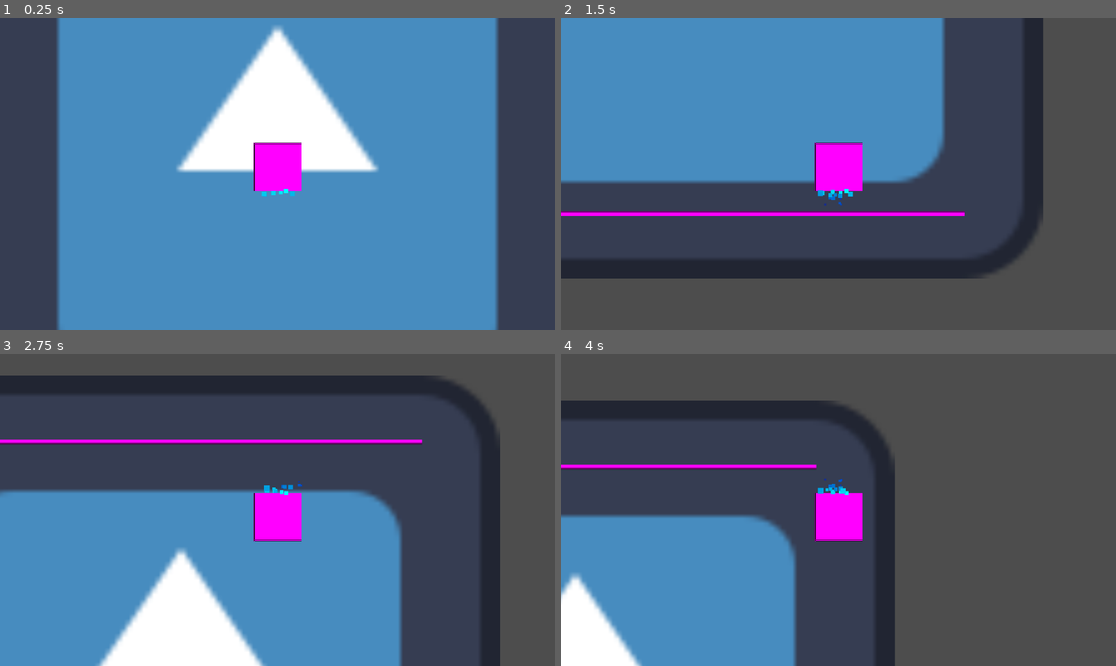
Above: before the commit, frames 1-4 (two rows, left to right).
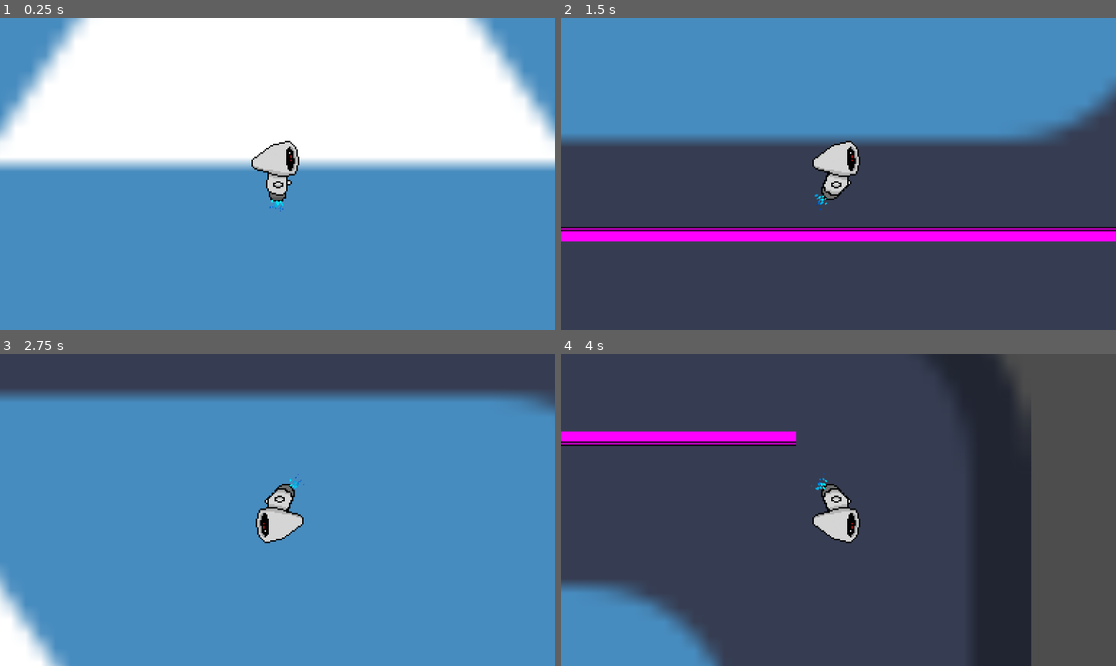
Above: after the commit, the same moments.

Repository: Math-s314/gravit-issue_project
Game: Godot game, scene res://Levels/MainTest.tscn
The game is run twice, just before and just after one commit, with the same random seed, the same clock (stepped at 60 frames per second) and the same inputs. The engine's default icon, where the game draws it, is replaced by a stand-in: a white triangle on a blue panel in a dark square.
Inputs:
- Up to frame 1 (0.25 s): no input
- Up to frame 2 (1.5 s): hold D (Right) from 0.53 s (still down); tap Space (Jump) at 0.77 s
- Up to frame 3 (2.75 s): tap Space (Jump) at 1.52 s; release D (Right) at 2.03 s; hold A (Left) from 2.03 s (still down)
- Up to frame 4 (4 s): release A (Left) at 2.78 s; hold D (Right) from 2.78 s (still down); tap Space (Jump) at 3.02, 3.77 s

The runs differ from the first frame. In frame 1, 54% of the frame differs, in the area x 0-100%, y 0-100%; in frame 2, 34%; in frame 3, 62%, in the area x 0-100%, y 6-100%; in frame 4, 41%.

Commit message:
Add particles system and animations to player

Diff:
--- /dev/null
+++ b/gravit-issue/Actors/Player/Animations/BlueColorGrad.tres
@@ -0,0 +1,5 @@
+[gd_resource type="Gradient" format=3 uid="uid://d4ghvv4ah3poc"]
+
+[resource]
+offsets = PackedFloat32Array(0, 0.825, 1)
+colors = PackedColorArray(1, 1, 1, 1, 1, 0.262745, 0.768627, 1, 1, 0.105882, 0.717647, 0.435294)
--- /dev/null
+++ b/gravit-issue/Actors/Player/Animations/SpriteFrames.tres
@@ -0,0 +1,38 @@
+[gd_resource type="SpriteFrames" load_steps=8 format=3 uid="uid://lfhvyob3ommm"]
+
+[ext_resource type="Texture2D" uid="uid://g4lmyfij2lc" path="res://Actors/Player/Animations/Walking/sprite_0.png" id="1_irb7b"]
+[ext_resource type="Texture2D" uid="uid://bub5jh0h6n7dx" path="res://Actors/Player/Animations/Walking/sprite_1.png" id="2_cdq81"]
+[ext_resource type="Texture2D" uid="uid://dhhxf1c8qit3u" path="res://Actors/Player/Animations/Walking/sprite_2.png" id="3_o5i54"]
+[ext_resource type="Texture2D" uid="uid://cgif07lrvclw3" path="res://Actors/Player/Animations/Walking/sprite_3.png" id="4_15aw2"]
+[ext_resource type="Texture2D" uid="uid://bqs7cc1nw0qre" path="res://Actors/Player/Animations/Walking/sprite_4.png" id="5_ubjdv"]
+[ext_resource type="Texture2D" uid="uid://drwv2615v1utj" path="res://Actors/Player/Animations/Walking/sprite_5.png" id="6_lilqm"]
+[ext_resource type="Texture2D" uid="uid://f4w5svqkkrkg" path="res://Actors/Player/Animations/Walking/sprite_6.png" id="7_errci"]
+
+[resource]
+animations = [{
+"frames": [{
+"duration": 1.0,
+"texture": ExtResource("1_irb7b")
+}, {
+"duration": 1.0,
+"texture": ExtResource("2_cdq81")
+}, {
+"duration": 1.0,
+"texture": ExtResource("3_o5i54")
+}, {
+"duration": 1.0,
+"texture": ExtResource("4_15aw2")
+}, {
+"duration": 1.0,
+"texture": ExtResource("5_ubjdv")
+}, {
+"duration": 1.0,
+"texture": ExtResource("6_lilqm")
+}, {
+"duration": 1.0,
+"texture": ExtResource("7_errci")
+}],
+"loop": true,
+"name": &"Walking",
+"speed": 6.0
+}]
--- a/gravit-issue/Actors/Player/Player.tscn
+++ b/gravit-issue/Actors/Player/Player.tscn
@@ -1,20 +1,17 @@
-[gd_scene load_steps=6 format=3 uid="uid://74wocrxi6qah"]
+[gd_scene load_steps=7 format=3 uid="uid://74wocrxi6qah"]
 
 [ext_resource type="Script" uid="uid://kjjdalfrg540" path="res://Actors/Player/player.gd" id="1_ech6m"]
+[ext_resource type="SpriteFrames" uid="uid://lfhvyob3ommm" path="res://Actors/Player/Animations/SpriteFrames.tres" id="2_4x03u"]
+[ext_resource type="Gradient" uid="uid://d4ghvv4ah3poc" path="res://Actors/Player/Animations/BlueColorGrad.tres" id="3_urha2"]
+[ext_resource type="Texture2D" uid="uid://cskw56xmqgyhk" path="res://Actors/Player/Animations/ParticlesTexture.png" id="3_yqfyh"]
 
-[sub_resource type="RectangleShape2D" id="RectangleShape2D_sipw2"]
-size = Vector2(100, 130)
-
-[sub_resource type="PlaceholderTexture2D" id="PlaceholderTexture2D_ech6m"]
-size = Vector2(100, 100)
+[sub_resource type="CapsuleShape2D" id="CapsuleShape2D_4x03u"]
+radius = 15.0
+height = 50.0
 
 [sub_resource type="Curve" id="Curve_ech6m"]
 _data = [Vector2(0, 0.827561), 0.0, 1.11864, 0, 0, Vector2(0.523715, 0.894621), -1.8178, -1.8178, 0, 0, Vector2(0.998024, 0.396463), -0.18644, 0.0, 0, 0]
 point_count = 3
-
-[sub_resource type="Gradient" id="Gradient_ech6m"]
-offsets = PackedFloat32Array(0, 0.825, 1)
-colors = PackedColorArray(1, 1, 1, 1, 1, 0.262745, 0.768627, 1, 1, 0.105882, 0.717647, 0.435294)
 
 [node name="Player" type="CharacterBody2D"]
 script = ExtResource("1_ech6m")
@@ -26,31 +23,39 @@
 air_control = 0.5
 
 [node name="CollisionShape2D" type="CollisionShape2D" parent="."]
-shape = SubResource("RectangleShape2D_sipw2")
+shape = SubResource("CapsuleShape2D_4x03u")
 
-[node name="Sprite2D" type="Sprite2D" parent="."]
-position = Vector2(0, -15)
-texture = SubResource("PlaceholderTexture2D_ech6m")
+[node name="AnimatedSprite2D" type="AnimatedSprite2D" parent="."]
+position = Vector2(0, -8)
+scale = Vector2(0.25, 0.25)
+sprite_frames = ExtResource("2_4x03u")
+animation = &"Walking"
+frame = 6
 
 [node name="Camera2D" type="Camera2D" parent="."]
+zoom = Vector2(3, 3)
+position_smoothing_speed = 20.0
 
 [node name="CPUParticles2D" type="CPUParticles2D" parent="."]
-position = Vector2(0, 35)
-amount = 15
-lifetime = 0.65
+position = Vector2(-10, 16.3)
+rotation = 0.820305
+amount = 20
+texture = ExtResource("3_yqfyh")
+lifetime = 0.15
 local_coords = true
 emission_shape = 3
-emission_rect_extents = Vector2(30, 1)
+emission_rect_extents = Vector2(4, 1)
+particle_flag_align_y = true
 direction = Vector2(0, 0.5)
 spread = 20.0
 gravity = Vector2(0, 0)
-initial_velocity_min = 50.0
-initial_velocity_max = 70.0
-scale_amount_min = 6.0
-scale_amount_max = 12.0
+initial_velocity_min = 30.0
+initial_velocity_max = 50.0
+scale_amount_min = 0.01
+scale_amount_max = 0.02
 scale_amount_curve = SubResource("Curve_ech6m")
 color = Color(0, 1, 1, 1)
-color_ramp = SubResource("Gradient_ech6m")
+color_ramp = ExtResource("3_urha2")
 
 [node name="GravityTimer" type="Timer" parent="."]
 one_shot = true
--- a/gravit-issue/Actors/Player/player.gd
+++ b/gravit-issue/Actors/Player/player.gd
@@ -2,30 +2,35 @@
 class_name Player
 
 @export_group("Gravity")
-@export var gravity_strength := 0.0;
-@export var transition_duration := 0.0
-@export var still_duration := 0.0
+@export var gravity_strength : float
+@export var transition_duration : float
+@export var still_duration : float
 #@export_exp_easing var transition_speed := 1.0
 
 @export_group("Controls")
-@export var move_speed := 0.0
-@export var jump_force := 0.0
-@export var air_control := 0.0
-
-@export_group("Display")
-@export var min_particle_speed : float = 30.0
-@export var max_particle_speed : float = 50.0
-
+@export var move_speed : float
+@export var jump_force : float
+@export var air_control : float
 
 ## Gravity switching
 var gravity_switch := 1.0;
 var gravity_transition := false
 @onready var gravity_timer := $GravityTimer
-@onready var sprite := $Sprite2D
+@onready var sprite := $AnimatedSprite2D
 @onready var particles := $CPUParticles2D
+
+## Display informations
+const EPSILON := 1e-2
+const BASE_EMITTER := Transform2D(0.0, Vector2(0.0, 19.0))
+const WALKING_EMITTER := Transform2D(deg_to_rad(47.0), Vector2(-10.0, 16.3))
+
+var min_particle_speed : float
+var max_particle_speed : float
 
 func _ready() -> void:
 	gravity_timer.wait_time = still_duration
+	min_particle_speed = particles.initial_velocity_min
+	max_particle_speed = particles.initial_velocity_max
 
 func _process(delta: float) -> void:
 	# Gravity
@@ -35,10 +40,16 @@
 
 	# Player input
 	var inputAxis :=  Input.get_axis("Left", "Right") * (1.0 if is_on_floor() else air_control)
-	particles.direction.x = -inputAxis
 	particles.initial_velocity_min = lerp(min_particle_speed, 1.5 * min_particle_speed, abs(inputAxis))
 	particles.initial_velocity_max = lerp(max_particle_speed, 1.5 * max_particle_speed, abs(inputAxis))
 	velocity = Vector2(inputAxis * move_speed, velocity.y)
+
+	sprite.frame = floor(abs(inputAxis * 6.99))
+	if inputAxis > EPSILON : sprite.flip_h = false
+	elif inputAxis < -EPSILON : sprite.flip_h = true
+	particles.transform = BASE_EMITTER if sprite.frame == 0 else WALKING_EMITTER
+	particles.position.x *= -1.0 if sprite.flip_h else 1.0
+	particles.rotation *= -1.0 if sprite.flip_h else 1.0
 
 	if Input.is_action_just_pressed("Jump") && is_on_floor():
 		velocity.y = -gravity_switch * jump_force
Binary file added: gravit-issue/Actors/Player/Animations/ParticlesTexture.png
Not shown, added: gravit-issue/Actors/Player/Animations/ParticlesTexture.png.import
Binary file added: gravit-issue/Actors/Player/Animations/Walking/sprite_0.png
Not shown, added: gravit-issue/Actors/Player/Animations/Walking/sprite_0.png.import
Binary file added: gravit-issue/Actors/Player/Animations/Walking/sprite_1.png
Not shown, added: gravit-issue/Actors/Player/Animations/Walking/sprite_1.png.import
Binary file added: gravit-issue/Actors/Player/Animations/Walking/sprite_2.png
Not shown, added: gravit-issue/Actors/Player/Animations/Walking/sprite_2.png.import
Binary file added: gravit-issue/Actors/Player/Animations/Walking/sprite_3.png
Not shown, added: gravit-issue/Actors/Player/Animations/Walking/sprite_3.png.import
Binary file added: gravit-issue/Actors/Player/Animations/Walking/sprite_4.png
Not shown, added: gravit-issue/Actors/Player/Animations/Walking/sprite_4.png.import
(and 4 more such lines)
